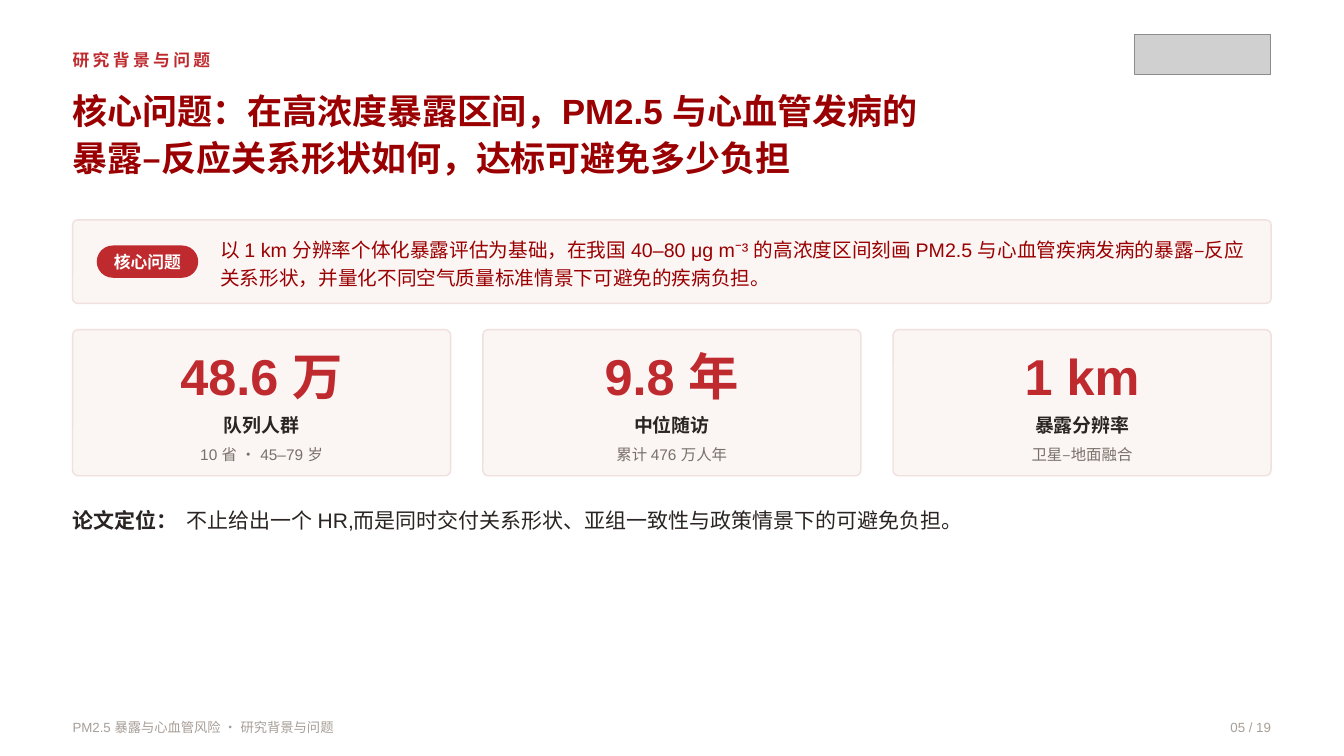
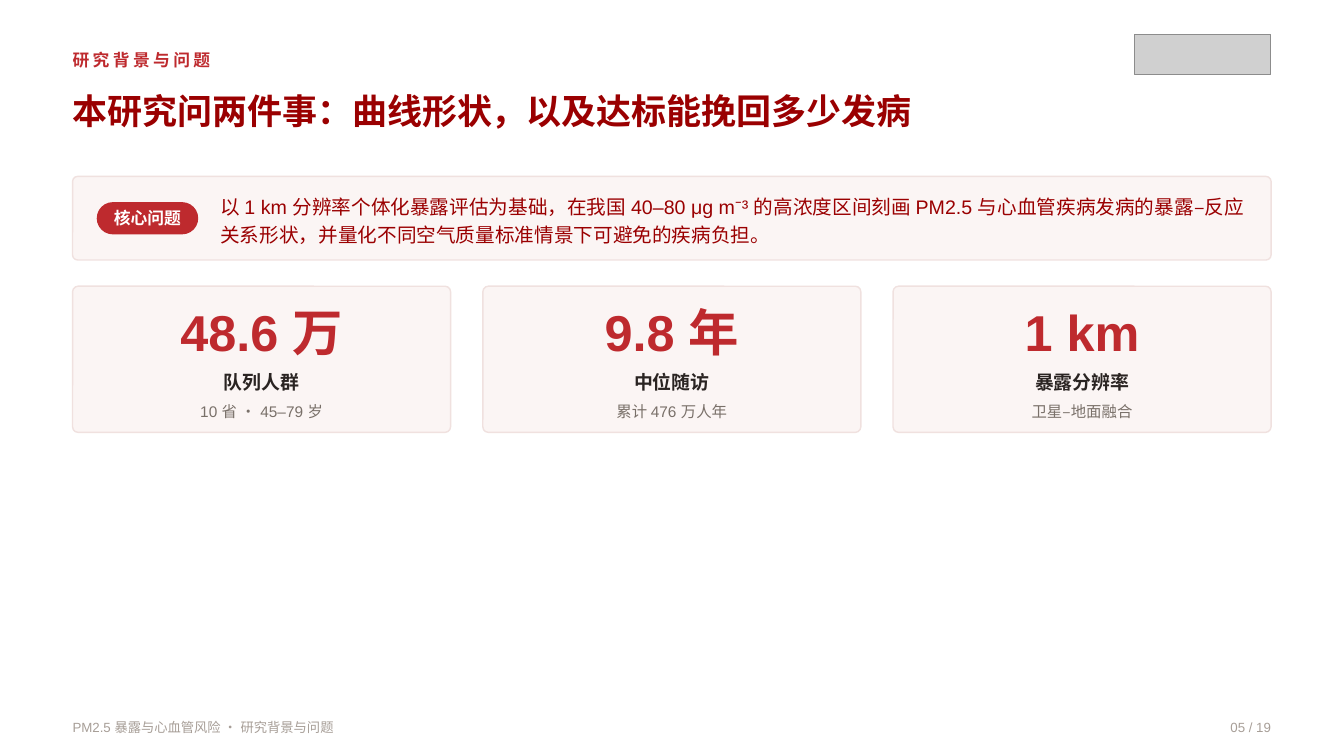
Before and after one commit to qingguang0309/academic-skills, a slide deck: slide 5 of examples/pm25-defense-slides/pm25_defense.pptx. Drawn at 1344x756 pixels with LibreOffice and Linux fonts; fonts in the diff are those of the drawing; grey boxes stand for pictures. Boxes give left, top, right and bottom in pixels: in the first picture for what was removed or moved away, otherwise in the second. Text is boxed around its words. In the diff, an @@ line names an element or a change of style, - is before the commit and + after.

```diff
--- a/examples/pm25-defense-slides/pm25_defense.pptx
+++ b/examples/pm25-defense-slides/pm25_defense.pptx
@@ text removed at (73,94,917,176) @@
-核心问题：在高浓度暴露区间，PM2.5 与心血管发病的
-暴露–反应关系形状如何，达标可避免多少负担
@@ text added at (73,94,912,129), 25 pt, text #9A0001, bold @@
+本研究问两件事：曲线形状，以及达标能挽回多少发病
@@ 11 texts, 5 rounded rectangles: place and size @@
-11 texts, 5 rounded rectangles at (73,220,1271,476)
+11 texts, 5 rounded rectangles at (73,176,1271,433)
@@ text removed at (73,510,963,531) @@
-论文定位： 不止给出一个 HR,而是同时交付关系形状、亚组一致性与政策情景下的可避免负担。
```
Also in this commit, not shown: 9 other slides changed, 5 other files.
